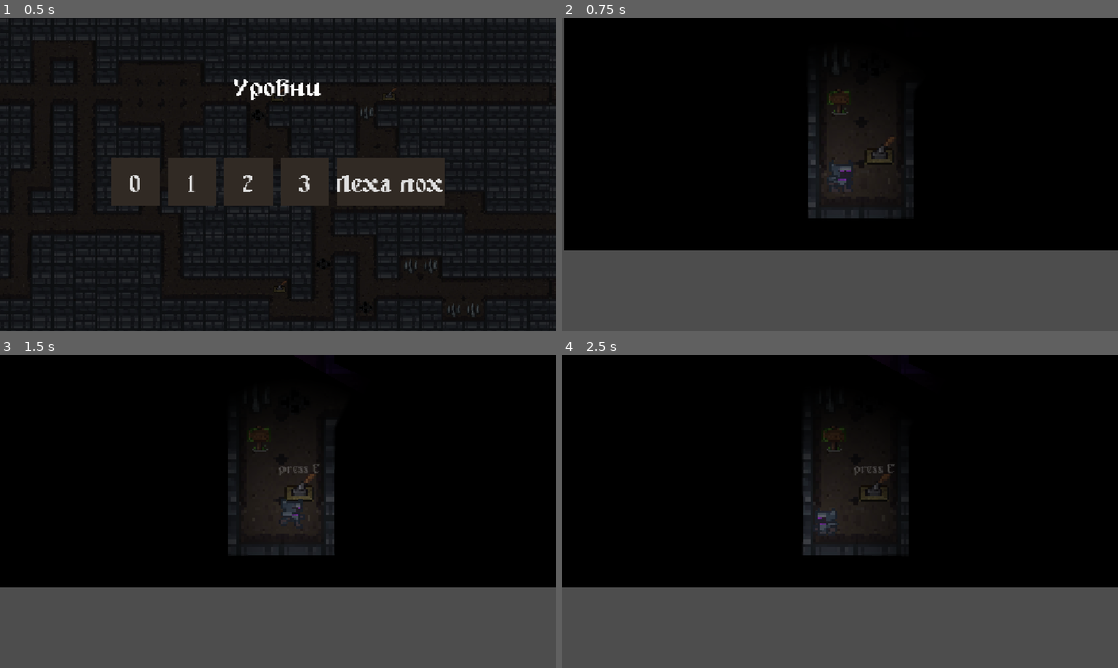
Above: before the commit, frames 1-4 (two rows, left to right).
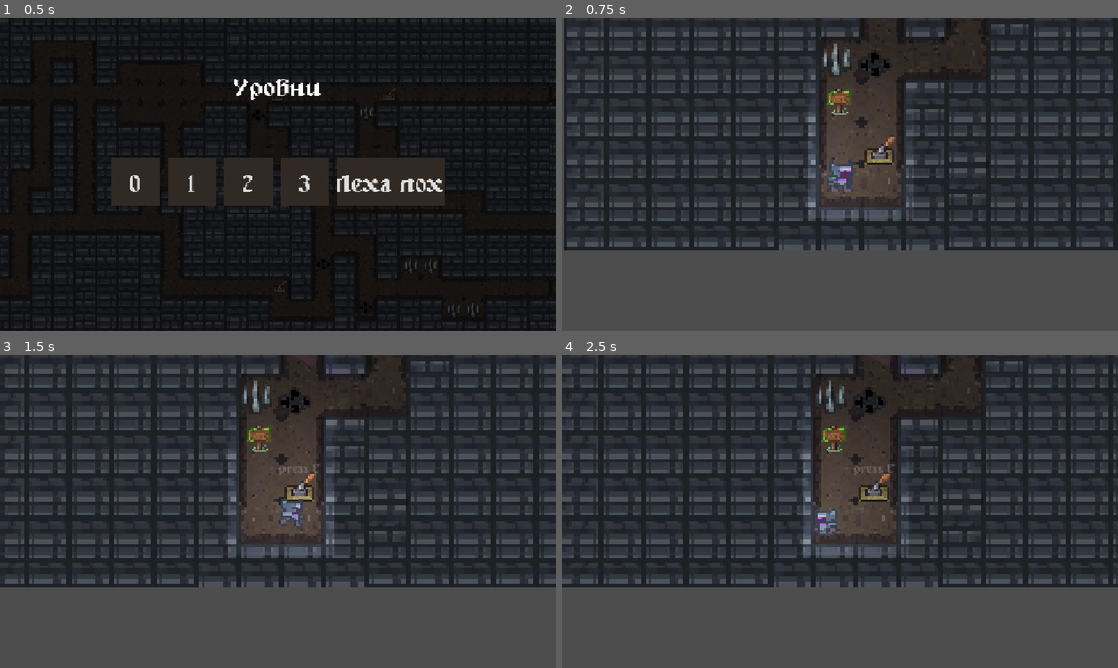
Above: after the commit, the same moments.

Repository: Fer1zon/Labirint-with-Dima
Game: Godot game, scene res://scenes/меню.tscn
The game is run twice, just before and just after one commit, with the same random seed, the same clock (stepped at 60 frames per second) and the same inputs. Sound files missing from this copy of the repository are replaced by a short silence.
Inputs:
- Up to frame 1 (0.5 s): no input
- Up to frame 2 (0.75 s): click "0" at 0.5 s
- Up to frame 3 (1.5 s): tap Enter at 1.25 s; hold D (walkRight) from 1.28 s (still down); hold E (interaction) from 1.28 s (still down)
- Up to frame 4 (2.5 s): release D (walkRight) at 2.03 s; release E (interaction) at 2.03 s; hold A (walkLeft) from 2.03 s (still down); tap S (walkBottom) at 2.1 s

Frame 1 is identical in both runs. In frame 2, 73% of the frame differs, in the area x 0-100%, y 0-75%; in frame 3, 73%; in frame 4, 73%.

Commit message:
Сделал отключение камеры при завершении уровня для того что бы она не слезала

Diff:
--- a/scenes/UI/defeat_screen.tscn
+++ b/scenes/UI/defeat_screen.tscn
@@ -66,7 +66,7 @@
 tracks/2/interp = 1
 tracks/2/loop_wrap = true
 tracks/2/keys = {
-"times": PackedFloat32Array(0.866667),
+"times": PackedFloat32Array(1.3),
 "transitions": PackedFloat32Array(1),
 "values": [{
 "args": [],
--- a/scenes/levels/test_level.tscn
+++ b/scenes/levels/test_level.tscn
@@ -11,6 +11,9 @@
 
 [node name="test_level" instance=ExtResource("1_48ne7")]
 metadata/level_number = 0
+
+[node name="CanvasModulate" parent="." index="0"]
+visible = false
 
 [node name="walls_and_roads" parent="." index="1"]
 tile_map_data = PackedByteArray("AAAAAAAAAQADAAAAAAAAABAAAQADAAIAAAAcABAAAQAFAAIAAAAcAAAAAQAFAAAAAAABAAAAAQAEAAAAAAACAA …(7808 unchanged characters)…
--- a/scripts/UI/defeat_screen.gd
+++ b/scripts/UI/defeat_screen.gd
@@ -12,5 +12,4 @@
 	pass
 
 func camera_disable():
-	pass
-	#get_parent().get_node("Camera2D").enabled = false
+	get_parent().get_node("Camera2D").enabled = false
--- a/scripts/UI/win_screen.gd
+++ b/scripts/UI/win_screen.gd
@@ -5,3 +5,6 @@
 func _ready() -> void:
 	get_tree().paused = true
 	$Label.text = "Уровень " + str(level_number) + " пройден!"
+
+func camera_disable():
+	get_parent().get_node("Camera2D").enabled = false
--- a/scripts/player.gd
+++ b/scripts/player.gd
@@ -34,8 +34,8 @@
 		var game_over_scene = load("res://scenes/UI/defeat_screen.tscn").instantiate()
 		add_child.call_deferred(game_over_scene)
 		is_death = true
-		#var animation_player : AnimationPlayer = $level_complete_scene/background_animation_player
-		#animation_player.finish
+
+
 
 
 func test_f():
